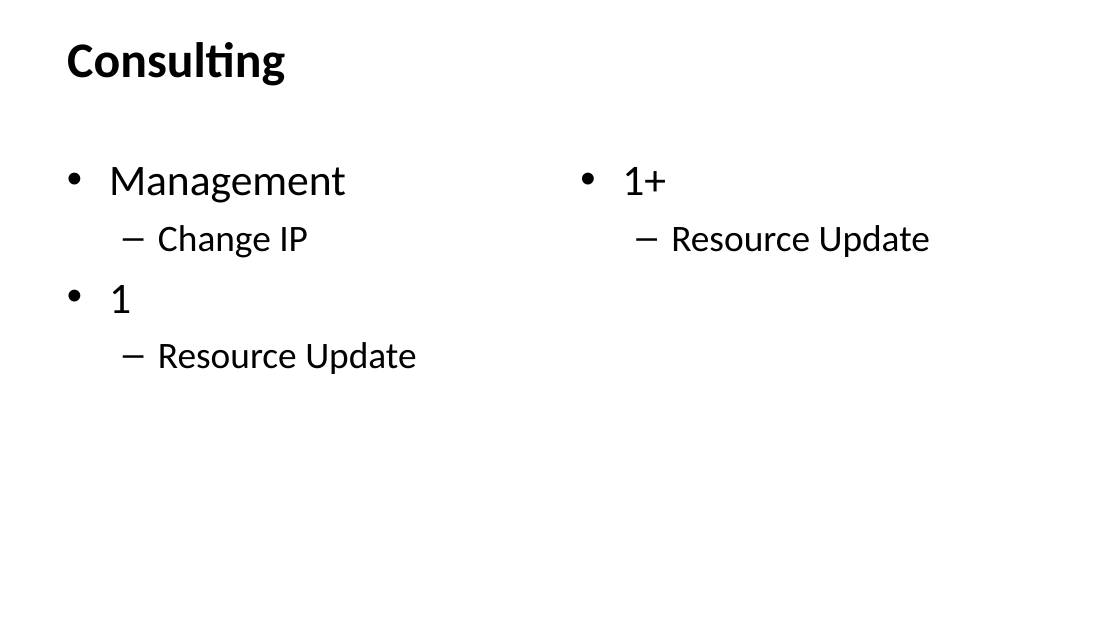
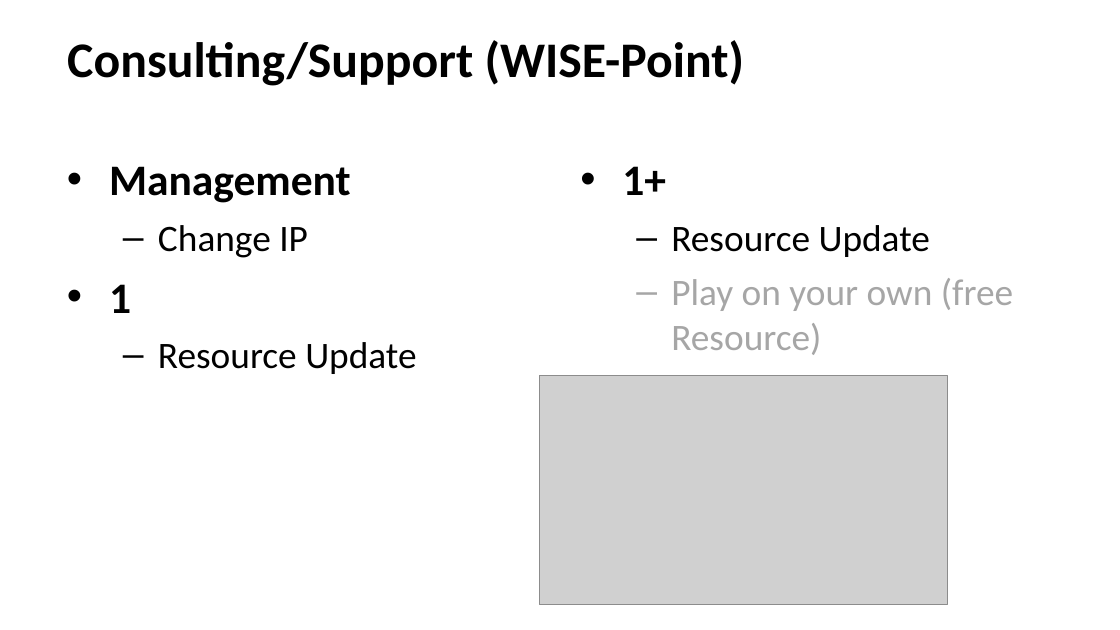
Before and after one commit to TsubasaEX/Tracks, a slide deck: slide 8 of ppt/Plan_For_DSS.ppt (slide 6 before the commit). Drawn at 1120x630 pixels with LibreOffice and Linux fonts; fonts in the diff are those of the drawing; grey boxes stand for pictures; background and template pictures are left out. Boxes give left, top, right and bottom in pixels: in the first picture for what was removed or moved away, otherwise in the second. Text is boxed around its words. In the diff, an @@ line names an element or a change of style, - is before the commit and + after.

```diff
--- a/ppt/Plan_For_DSS.ppt
+++ b/ppt/Plan_For_DSS.ppt
@@ title at (67,40,745,86): text changed @@
-Consulting
+Consulting/Support (WISE-Point)
@@ text at (109,166,351,313): bold on in "Management", "1" @@
@@ text at (622,166,666,195): bold on in "1+" @@
@@ text at (671,278,1013,355): paragraph added @@
+  – Play on your own (free Resource)
@@ picture added at (539,375,946,605) @@
```
Also in this commit, not shown: 5 other slides changed, 3 slides added, 2 other files.
